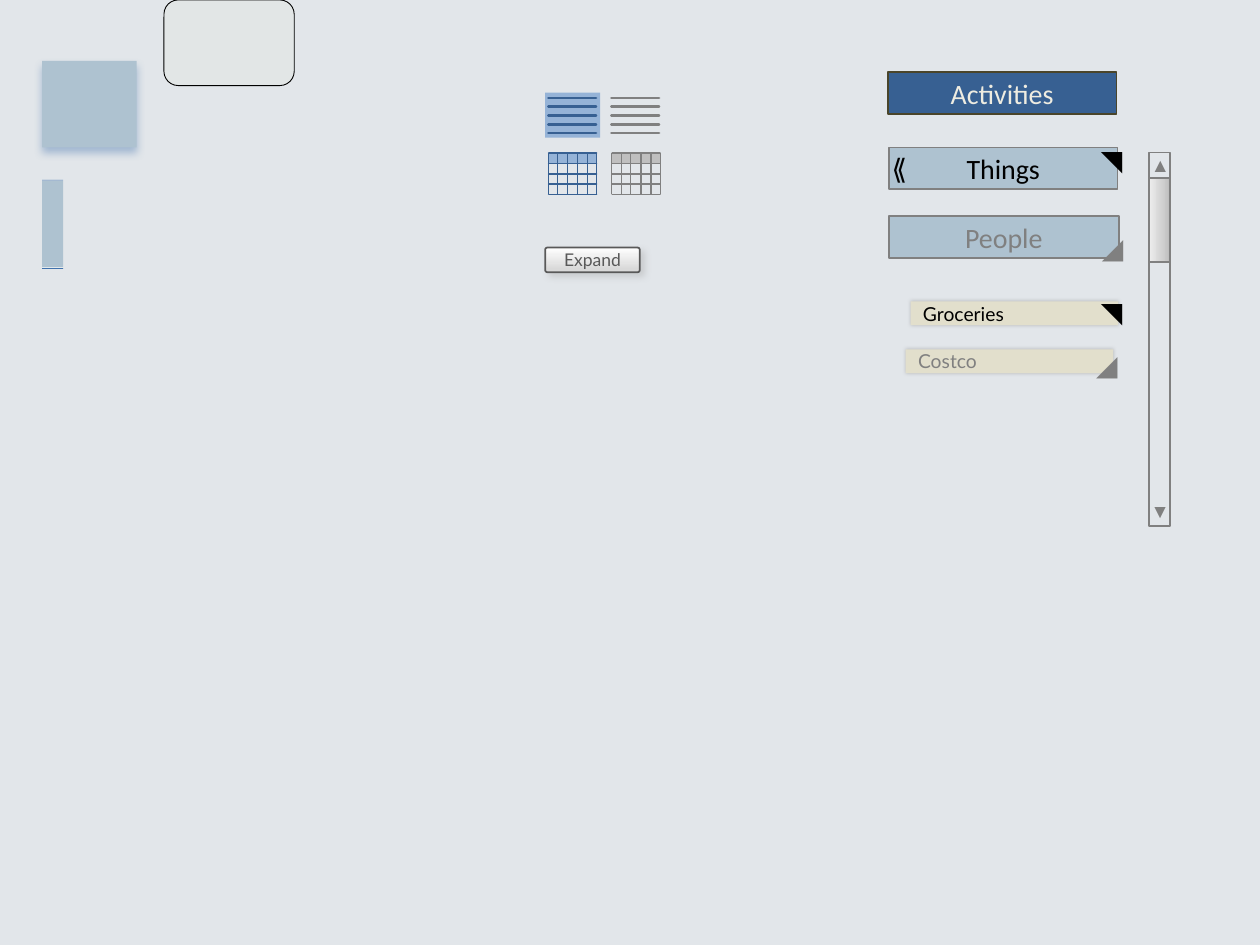
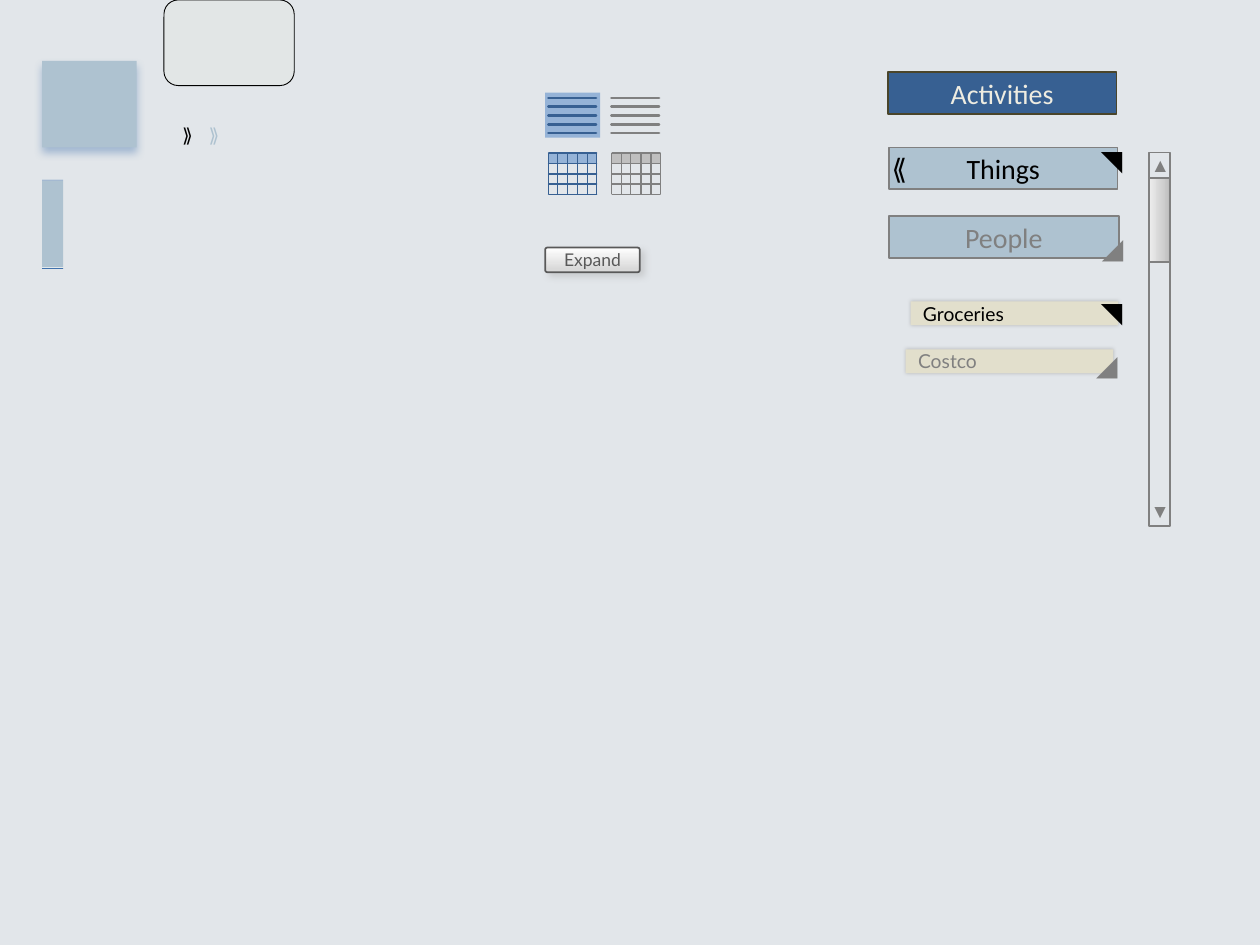
Before and after one commit to ogazitt/zaplify, a slide deck: slide 6 of documents/design/webportal/Web Portal Design Graphics.pptx (slide 5 before the commit). Drawn at 1260x945 pixels with LibreOffice and Linux fonts; fonts in the diff are those of the drawing. Boxes give left, top, right and bottom in pixels: in the first picture for what was removed or moved away, otherwise in the second. Text is boxed around its words. In the diff, an @@ line names an element or a change of style, - is before the commit and + after.

```diff
--- a/documents/design/webportal/Web Portal Design Graphics.pptx
+++ b/documents/design/webportal/Web Portal Design Graphics.pptx
@@ text added at [170, 120, 205, 156], 11 pt, text #000000 @@
+⟪
@@ text added at [197, 120, 232, 156], 11 pt, text #AEC2D0 @@
+⟪
```
Also in this commit, not shown: 1 slide added, 41 other files.
